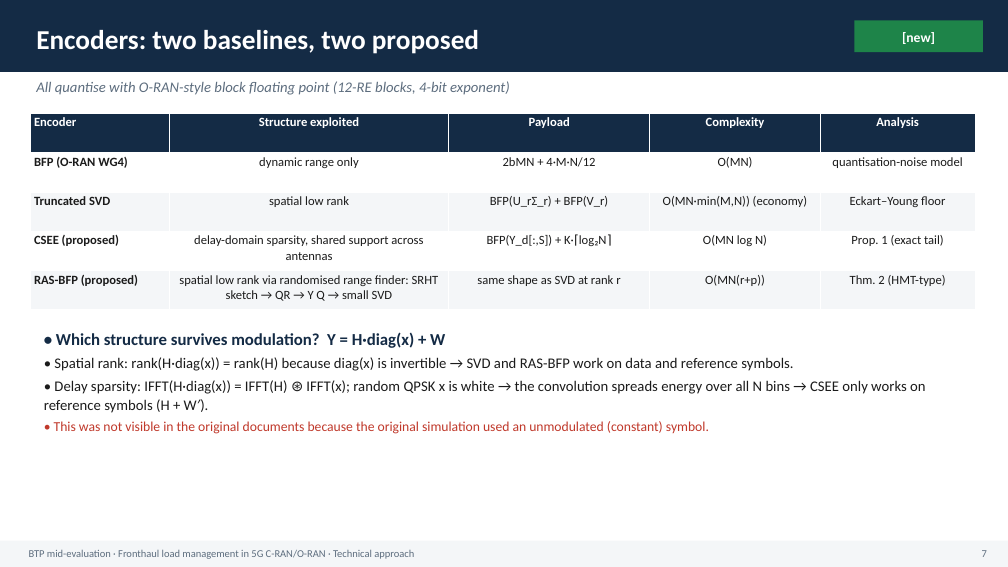
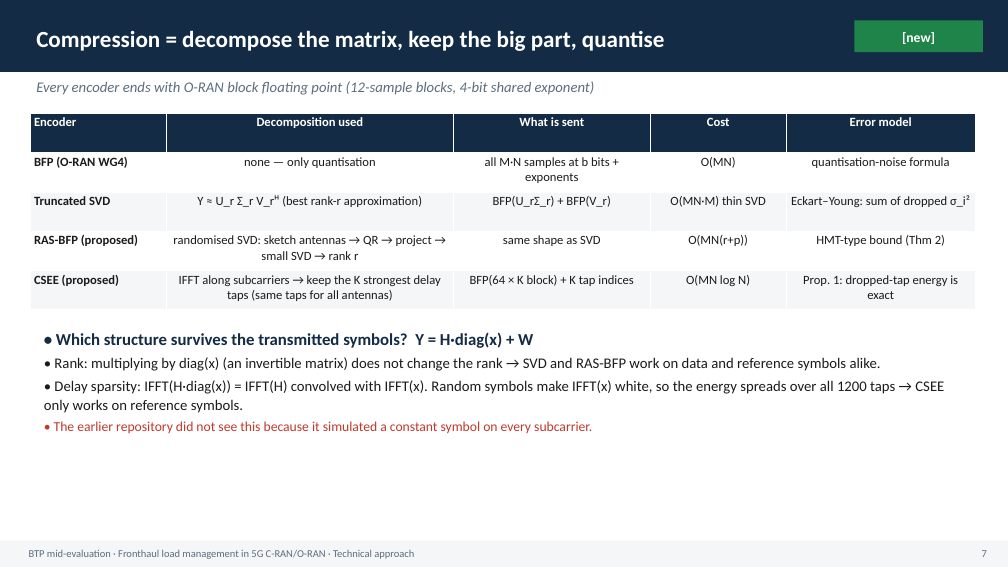
Before and after one commit to Harshvardhan-To1/BTP, a slide deck: slide 7 of docs/mid_evaluation.pptx. Drawn at 1008x567 pixels with LibreOffice and Linux fonts; fonts in the diff are those of the drawing. Boxes give left, top, right and bottom in pixels: in the first picture for what was removed or moved away, otherwise in the second. Text is boxed around its words. In the diff, an @@ line names an element or a change of style, - is before the commit and + after.

```diff
--- a/docs/mid_evaluation.pptx
+++ b/docs/mid_evaluation.pptx
@@ text at (x1=36, y1=30, x2=665, y2=51): text changed; size 26 to 22 pt @@
-Encoders: two baselines, two proposed
+Compression = decompose the matrix, keep the big part, quantise
@@ text at (x1=36, y1=81, x2=595, y2=95): text changed @@
-All quantise with O-RAN-style block floating point (12-RE blocks, 4-bit exponent)
+Every encoder ends with O-RAN block floating point (12-sample blocks, 4-bit shared exponent)
@@ table at (x1=30, y1=113, x2=975, y2=310) @@
-row 1: Encoder | Structure exploited | Payload | Complexity | Analysis
+row 1: Encoder | Decomposition used | What is sent | Cost | Error model
-row 2: BFP (O-RAN WG4) | dynamic range only | 2bMN + 4·M·N/12 | O(MN) | quantisation-noise model
+row 2: BFP (O-RAN WG4) | none — only quantisation | all M·N samples at b bits + exponents | O(MN) | quantisation-noise formula
-row 3: Truncated SVD | spatial low rank | BFP(U_rΣ_r) + BFP(V_r) | O(MN·min(M,N)) (economy) | Eckart–Young floor
+row 3: Truncated SVD | Y ≈ U_r Σ_r V_rᴴ (best rank-r approximation) | BFP(U_rΣ_r) + BFP(V_r) | O(MN·M) thin SVD | Eckart–Young: sum of dropped σ_i²
-row 4: CSEE (proposed) | delay-domain sparsity, shared support across antennas | BFP(Y_d[:,S]) + K·⌈log₂N⌉ | O(MN log N) | Prop. 1 (exact tail)
+row 4: RAS-BFP (proposed) | randomised SVD: sketch antennas → QR → project → small SVD → rank r | same shape as SVD | O(MN(r+p)) | HMT-type bound (Thm 2)
-row 5: RAS-BFP (proposed) | spatial low rank via randomised range finder: SRHT sketch → QR → Y Q → small SVD | same shape as SVD at rank r | O(MN(r+p)) | Thm. 2 (HMT-type)
+row 5: CSEE (proposed) | IFFT along subcarriers → keep the K strongest delay taps (same taps for all antennas) | BFP(64 × K block) + K tap indices | O(MN log N) | Prop. 1: dropped-tap energy is exact
@@ text at (x1=44, y1=332, x2=944, y2=434): text changed @@
-• Which structure survives modulation? Y = H·diag(x) + W
-• Spatial rank: rank(H·diag(x)) = rank(H) because diag(x) is invertible → SVD and RAS-BFP work on data and reference symbols.
-• Delay sparsity: IFFT(H·diag(x)) = IFFT(H) ⊛ IFFT(x); random QPSK x is white → the convolution spreads energy over all N bins → CSEE only works on reference symbols (H + W′).
-• This was not visible in the original documents because the original simulation used an unmodulated (constant) symbol.
+• Which structure survives the transmitted symbols? Y = H·diag(x) + W
+• Rank: multiplying by diag(x) (an invertible matrix) does not change the rank → SVD and RAS-BFP work on data and reference symbols alike.
+• Delay sparsity: IFFT(H·diag(x)) = IFFT(H) convolved with IFFT(x). Random symbols make IFFT(x) white, so the energy spreads over all 1200 taps → CSEE only works on reference symbols.
+• The earlier repository did not see this because it simulated a constant symbol on every subcarrier.
```
Also in this commit, not shown: 19 other slides changed, 2 slides added, 6 other files.
